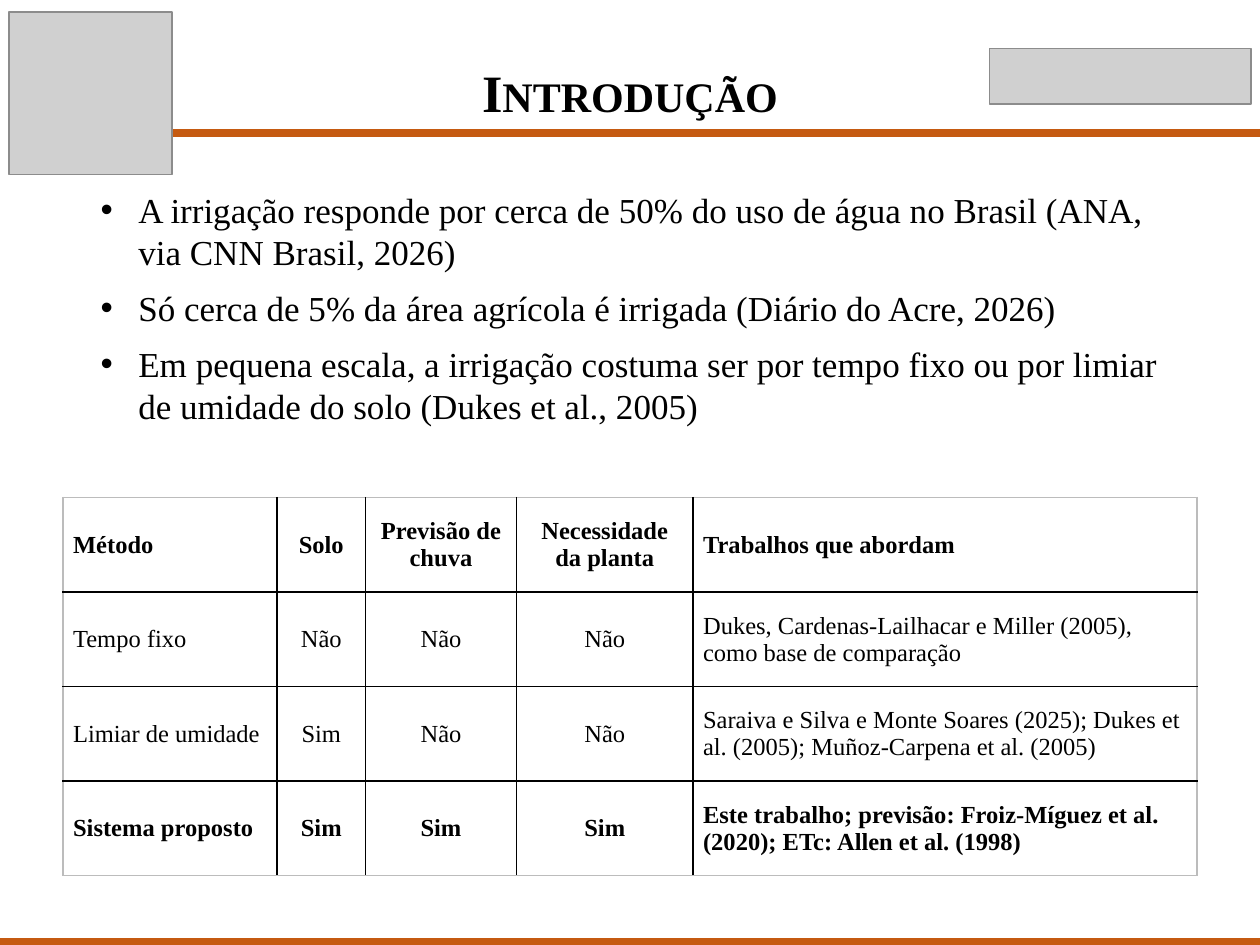
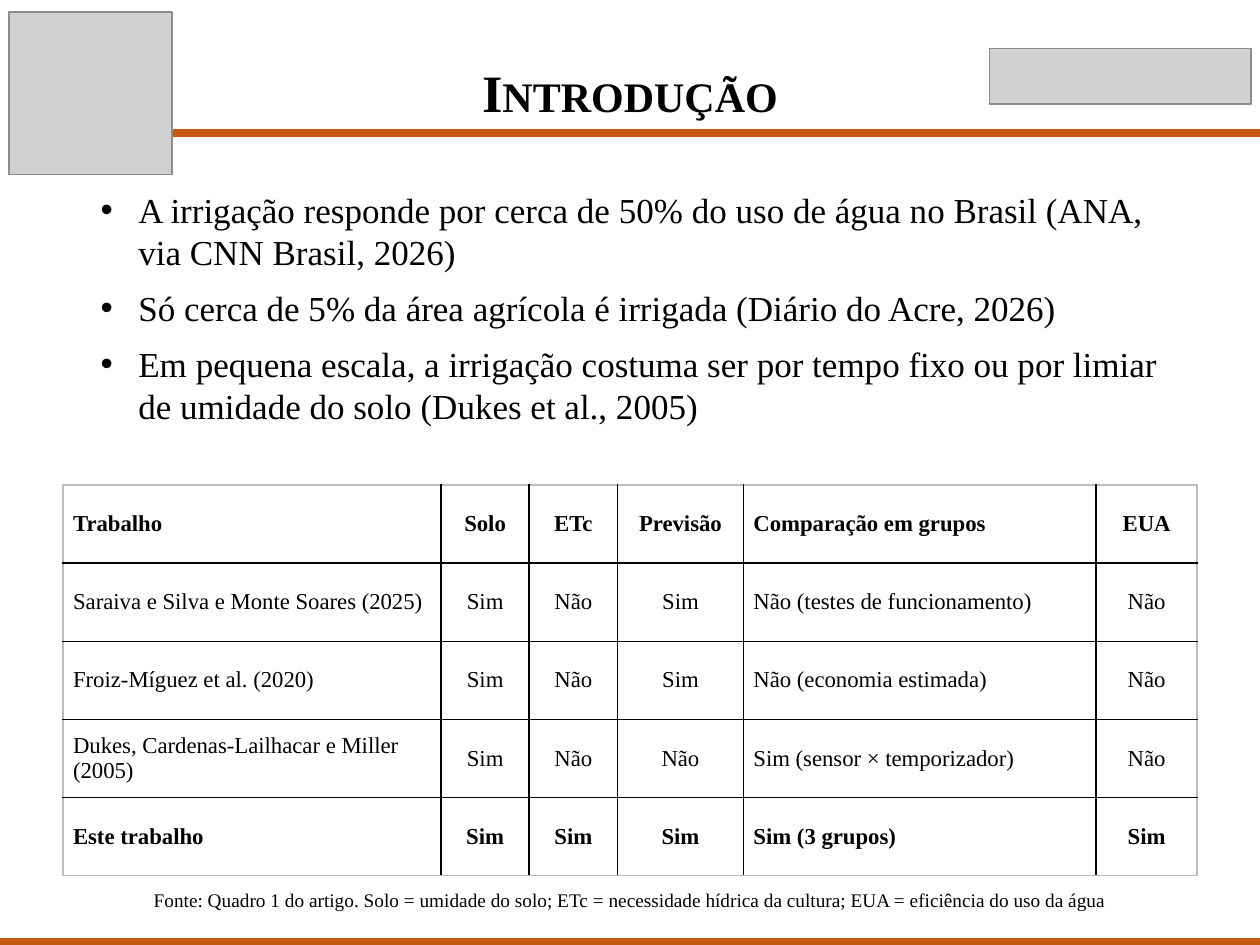
Before and after one commit to Scaglia05/irrigacao-inteligente, a slide deck: slide 3 of docs/p2/Apresentacao_TCC_P2.pptx. Drawn at 1260x945 pixels with LibreOffice and Linux fonts; fonts in the diff are those of the drawing; grey boxes stand for pictures. Boxes give left, top, right and bottom in pixels: in the first picture for what was removed or moved away, otherwise in the second. Text is boxed around its words. In the diff, an @@ line names an element or a change of style, - is before the commit and + after.

Commit message:
Slides da P2: tabela do slide 3 passa a ser o Quadro 1 do artigo
A tabela compara os trabalhos correlatos por critério (solo, ETc, previsão, comparação em grupos e EUA), como no artigo, em vez de agrupar por método. Nota do apresentador atualizada.

```diff
--- a/docs/p2/Apresentacao_TCC_P2.pptx
+++ b/docs/p2/Apresentacao_TCC_P2.pptx
@@ table at bbox=[63, 485, 1197, 876] @@
-Método | Solo | Previsão de chuva | Necessidade da planta | Trabalhos que abordam
-Tempo fixo | Não | Não | Não | Dukes, Cardenas-Lailhacar e Miller (2005), como base de comparação
-Limiar de umidade | Sim | Não | Não | Saraiva e Silva e Monte Soares (2025); Dukes et al. (2005); Muñoz-Carpena et al. (2005)
-Sistema proposto | Sim | Sim | Sim | Este trabalho; previsão: Froiz-Míguez et al. (2020); ETc: Allen et al. (1998)
+Trabalho | Solo | ETc | Previsão | Comparação em grupos | EUA
+Saraiva e Silva e Monte Soares (2025) | Sim | Não | Sim | Não (testes de funcionamento) | Não
+Froiz-Míguez et al. (2020) | Sim | Não | Sim | Não (economia estimada) | Não
+Dukes, Cardenas-Lailhacar e Miller (2005) | Sim | Não | Não | Sim (sensor × temporizador) | Não
+Este trabalho | Sim | Sim | Sim | Sim (3 grupos) | Sim
@@ table: place and size @@
-table at bbox=[63, 498, 1197, 876]
+table at bbox=[63, 485, 1197, 876]
@@ text added at bbox=[154, 893, 1104, 911], 11 pt, text #000000 @@
+Fonte: Quadro 1 do artigo. Solo = umidade do solo; ETc = necessidade hídrica da cultura; EUA = eficiência do uso da água
```
Also in this commit, not shown: 1 other file.
